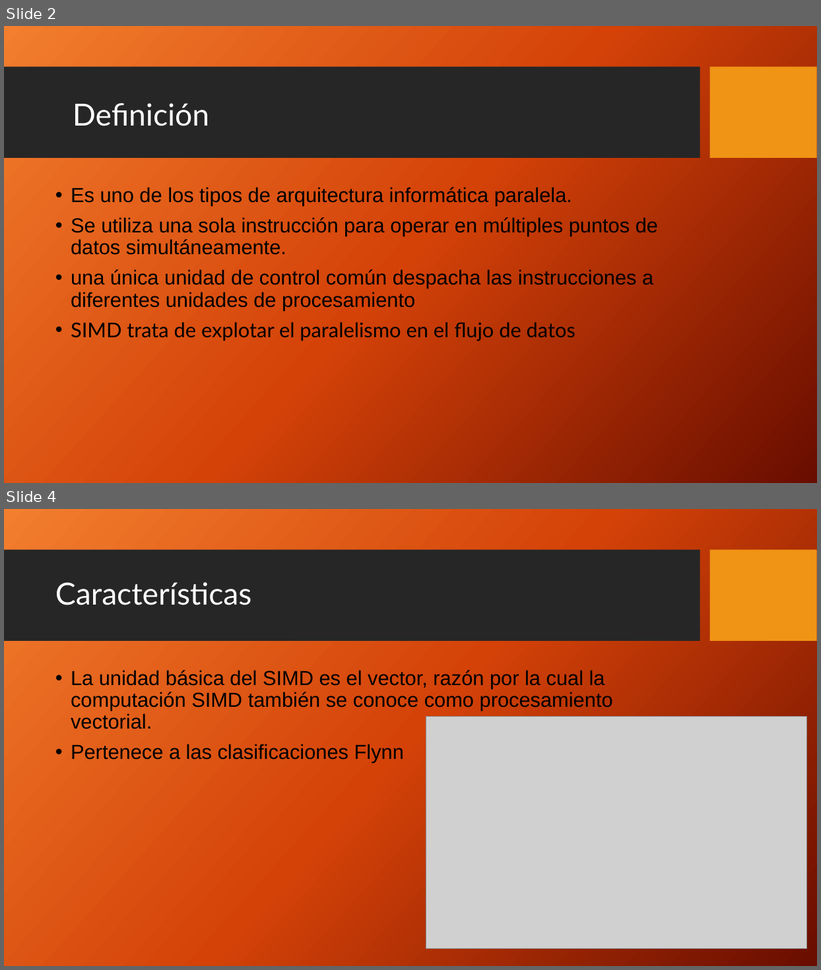
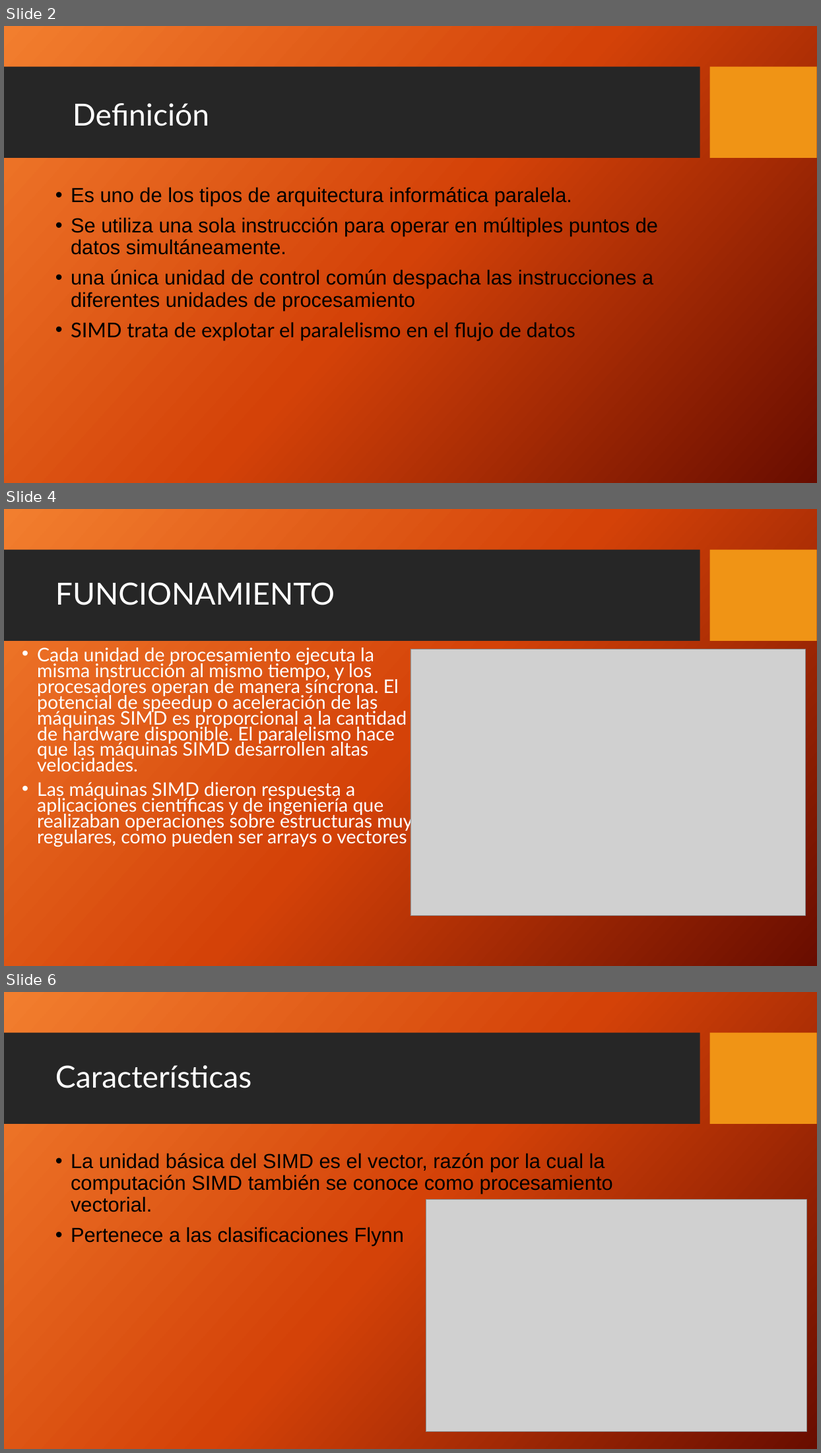
Before and after one commit to emi33/Segundo-Semestre-, a slide deck: Arquitectura de Hardware Computacional/Maquinas SIMD.pptx. Shown one above the other, each under a label of ours: slides 2 and 4 before the commit, slides 2, 4 and 6 after it; the slides between them are not shown. The pictures are 821x970 and 821x1453 pixels, drawn with LibreOffice and Linux fonts; fonts in the diff are those of the drawing; grey boxes stand for pictures; background and template pictures are left out. Boxes give left, top, right and bottom in pixels: in the first picture for what was removed or moved away, otherwise in the second. Text is boxed around its words. In the diff, an @@ line names an element or a change of style, - is before the commit and + after.

Commit message:
estructuras

```diff
--- a/Arquitectura de Hardware Computacional/Maquinas SIMD.pptx
+++ b/Arquitectura de Hardware Computacional/Maquinas SIMD.pptx
@@ slide 4 added at bbox=[4, 509, 817, 966], background picture (left out); not listed: 2 template elements that a slide beside it also shows @@
@@ title added at bbox=[55, 582, 335, 605], 36 pt, text #FFFFFF @@
+FUNCIONAMIENTO
@@ text added at bbox=[37, 648, 413, 847], 22.2 pt, text #FFFFFF @@
+• Cada unidad de procesamiento ejecuta la misma instrucción al mismo tiempo, y los procesadores operan de manera síncrona. El potencial de speedup o aceleración de las máquinas SIMD es proporcional a la cantidad de hardware disponible. El paralelismo hace que las máquinas SIMD desarrollen altas velocidades.
+• Las máquinas SIMD dieron respuesta a aplicaciones científicas y de ingeniería que realizaban operaciones sobre estructuras muy regulares, como pueden ser arrays o vectores
@@ picture added at bbox=[411, 650, 805, 916] @@
@@ what was slide 4 is now slide 6 @@
```
Also in this commit, not shown: 2 slides changed, 4 other slides added, 4 other files.
